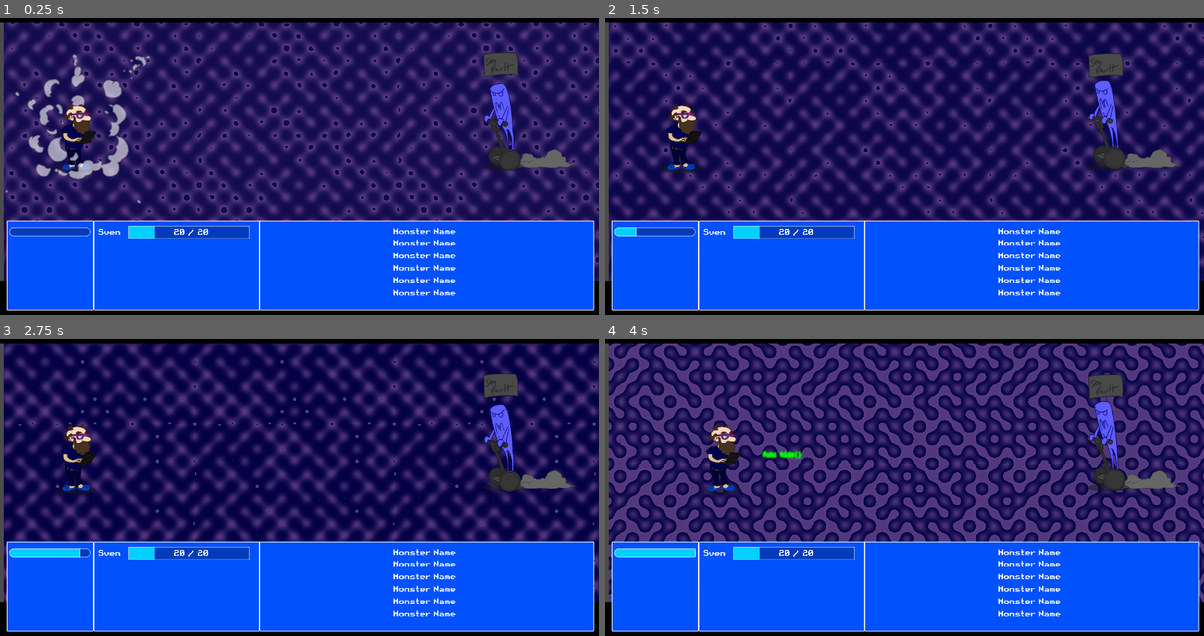
Above: before the commit, frames 1-4 (two rows, left to right).
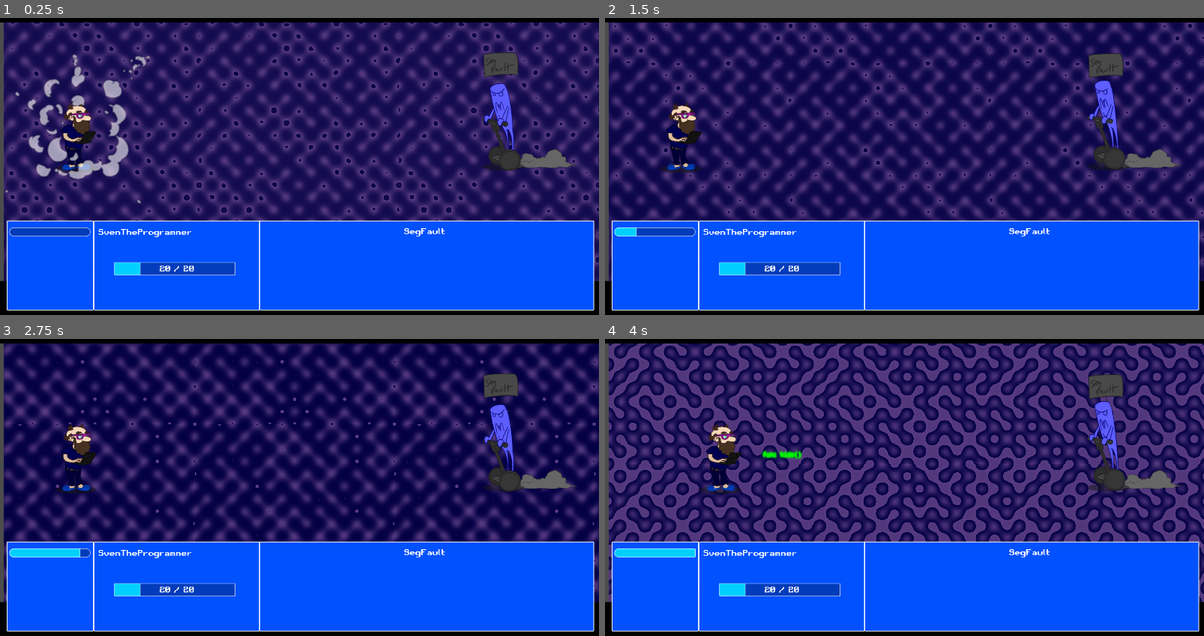
Above: after the commit, the same moments.

Repository: Alexander-Hjelm/bearded-programmer-sven
Game: Godot game, scene res://MainScene.tscn
The game is run twice, just before and just after one commit, with the same random seed, the same clock (stepped at 60 frames per second) and the same inputs.
Inputs:
- Up to frame 1 (0.25 s): no input
- Up to frame 2 (1.5 s): no input
- Up to frame 3 (2.75 s): no input
- Up to frame 4 (4 s): click "Attack" at 3.5 s

The runs differ from the first frame. In frame 1, 2.4% of the frame differs, in the area x 19-77%, y 70-94%; in frame 2, 2.4%; in frame 3, 2.4%; in frame 4, 2.4%.

Commit message:
Name of Gubbs

Diff:
--- a/Scenes/Actor/Antagonists/Bosses/GodotBoss.tscn
+++ b/Scenes/Actor/Antagonists/Bosses/GodotBoss.tscn
@@ -187,6 +187,7 @@
 [node name="AnimatedSprite" parent="." index="0"]
 frames = ExtResource( 7 )
 animation = "talk"
+frame = 1
 playing = true
 
 [node name="SpriteAnim" parent="." index="1"]
--- a/Scenes/Actor/Protagonists/Sven/SvenTheProgrammer.tscn
+++ b/Scenes/Actor/Protagonists/Sven/SvenTheProgrammer.tscn
@@ -320,7 +320,7 @@
 "values": [ true ]
 }
 
-[node name="SvenTheProgrammer" groups=[
+[node name="SvenTheProgrammer" index="0" groups=[
 "player",
 ] instance=ExtResource( 1 )]
 script = ExtResource( 2 )
--- a/Scenes/FX/Attack/FXSvenAtk_1.tscn
+++ b/Scenes/FX/Attack/FXSvenAtk_1.tscn
@@ -70,7 +70,7 @@
 } ]
 }
 
-[node name="FXSvenAtk_1" instance=ExtResource( 1 )]
+[node name="FXSvenAtk_1" index="0" instance=ExtResource( 1 )]
 
 [node name="AnimatedSprite" parent="." index="0"]
 visible = false
--- a/Scenes/FX/Attack/FXSvenAtk_2.tscn
+++ b/Scenes/FX/Attack/FXSvenAtk_2.tscn
@@ -70,7 +70,7 @@
 } ]
 }
 
-[node name="FXSvenAtk_2" instance=ExtResource( 1 )]
+[node name="FXSvenAtk_2" index="0" instance=ExtResource( 1 )]
 
 [node name="AnimatedSprite" parent="." index="0"]
 visible = true
--- a/Scenes/FX/Smoke/Explosion_1.tscn
+++ b/Scenes/FX/Smoke/Explosion_1.tscn
@@ -102,7 +102,7 @@
 "values": [ Color( 1, 1, 1, 1 ), Color( 1, 1, 1, 0 ) ]
 }
 
-[node name="Explosion_1" instance=ExtResource( 1 )]
+[node name="Explosion_1" index="0" instance=ExtResource( 1 )]
 random_rotation_on_ready = true
 
 [node name="AnimatedSprite" parent="." index="0"]
--- a/Scenes/FX/Smoke/MorphExplo.tscn
+++ b/Scenes/FX/Smoke/MorphExplo.tscn
@@ -119,7 +119,7 @@
 } ]
 }
 
-[node name="MorphExplo" instance=ExtResource( 1 )]
+[node name="MorphExplo" index="0" instance=ExtResource( 1 )]
 script = SubResource( 1 )
 random_rotation_on_ready = false
 
--- a/Scenes/UI/HUD.gd
+++ b/Scenes/UI/HUD.gd
@@ -44,7 +44,7 @@
 
 
 func set_enemy_names(enemy_name : String):
-	$BadGuyPanel/EnemyTeamLabel.text = enemy_name
+	$BadGuyPanel/EnemyTeamLabel.text = str(enemy_name)
 
 
 func update_player_HUD_stats(player_hp, player_hp_max): ## Update player hp
--- a/Scenes/UI/HUD.tscn
+++ b/Scenes/UI/HUD.tscn
@@ -63,10 +63,10 @@
 text = "Sven"
 
 [node name="HpProgressBar" type="ProgressBar" parent="PlayerPanel"]
-margin_left = 113.0
-margin_top = 19.0
-margin_right = 497.0
-margin_bottom = 56.0
+margin_left = 67.0
+margin_top = 136.0
+margin_right = 451.0
+margin_bottom = 173.0
 theme = ExtResource( 2 )
 rounded = true
 percent_visible = false
@@ -138,6 +138,7 @@
 align = 1
 
 [node name="EnemyTeamLabel2" type="Label" parent="BadGuyPanel"]
+visible = false
 margin_top = 56.0
 margin_right = 1056.0
 margin_bottom = 87.0
@@ -146,6 +147,7 @@
 align = 1
 
 [node name="EnemyTeamLabel3" type="Label" parent="BadGuyPanel"]
+visible = false
 anchor_right = 1.0
 anchor_bottom = 1.0
 margin_left = -8.0
@@ -157,6 +159,7 @@
 align = 1
 
 [node name="EnemyTeamLabel4" type="Label" parent="BadGuyPanel"]
+visible = false
 anchor_right = 1.0
 anchor_bottom = 1.0
 margin_left = -8.0
@@ -168,6 +171,7 @@
 align = 1
 
 [node name="EnemyTeamLabel5" type="Label" parent="BadGuyPanel"]
+visible = false
 anchor_right = 1.0
 anchor_bottom = 1.0
 margin_left = -8.0
@@ -179,6 +183,7 @@
 align = 1
 
 [node name="EnemyTeamLabel6" type="Label" parent="BadGuyPanel"]
+visible = false
 anchor_right = 1.0
 anchor_bottom = 1.0
 margin_left = -8.0
--- a/Script/combat_manager.gd
+++ b/Script/combat_manager.gd
@@ -72,8 +72,10 @@
 	# Set root position of the character node
 	if team == 0:
 		get_node("/root/MainScene/Team0StartPos").add_child(character_node)
+		HUD.set_player_names(character_node.get_name())
 	elif team == 1:
 		get_node("/root/MainScene/Team1StartPos").add_child(character_node)
+		HUD.set_enemy_names(character_node.get_name())
 
 	# Set ticking timer to 0 for the new character
 	reset_character_timer(character)
@@ -208,14 +210,10 @@
 			pass
 		1:
 			Global.sven_the_bad_programmer.change_morph_state(Global.sven_morph_state_types.SEG)
-			print(Global.sven_the_bad_programmer)
-			print(Global.sven_current_morph_state)
 		2:
 			Global.sven_the_bad_programmer.change_morph_state(Global.sven_morph_state_types.SEGSTACK)
-			print(Global.sven_current_morph_state)
 		3:
 			Global.sven_the_bad_programmer.change_morph_state(Global.sven_morph_state_types.FULLMORPH)
-			print(Global.sven_current_morph_state)
 		4:
 			Global.you_merged_with_godot = true
 			Global.sven_the_bad_programmer.change_anim_state(Global.sven_the_bad_programmer.DEATH)
